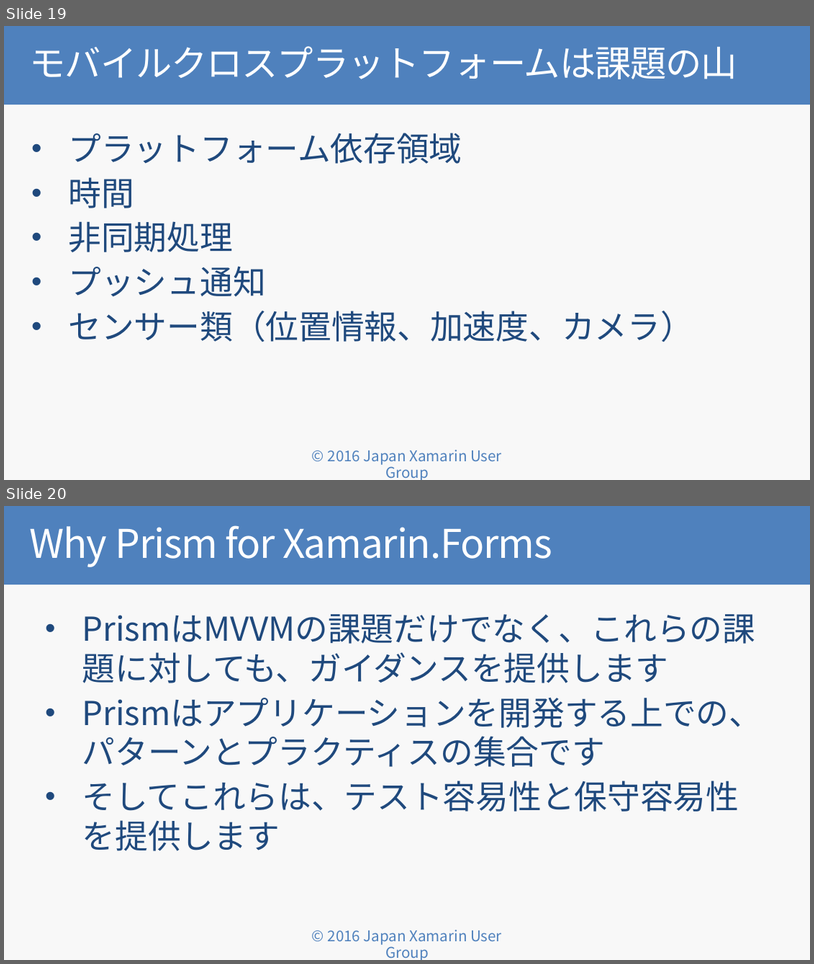
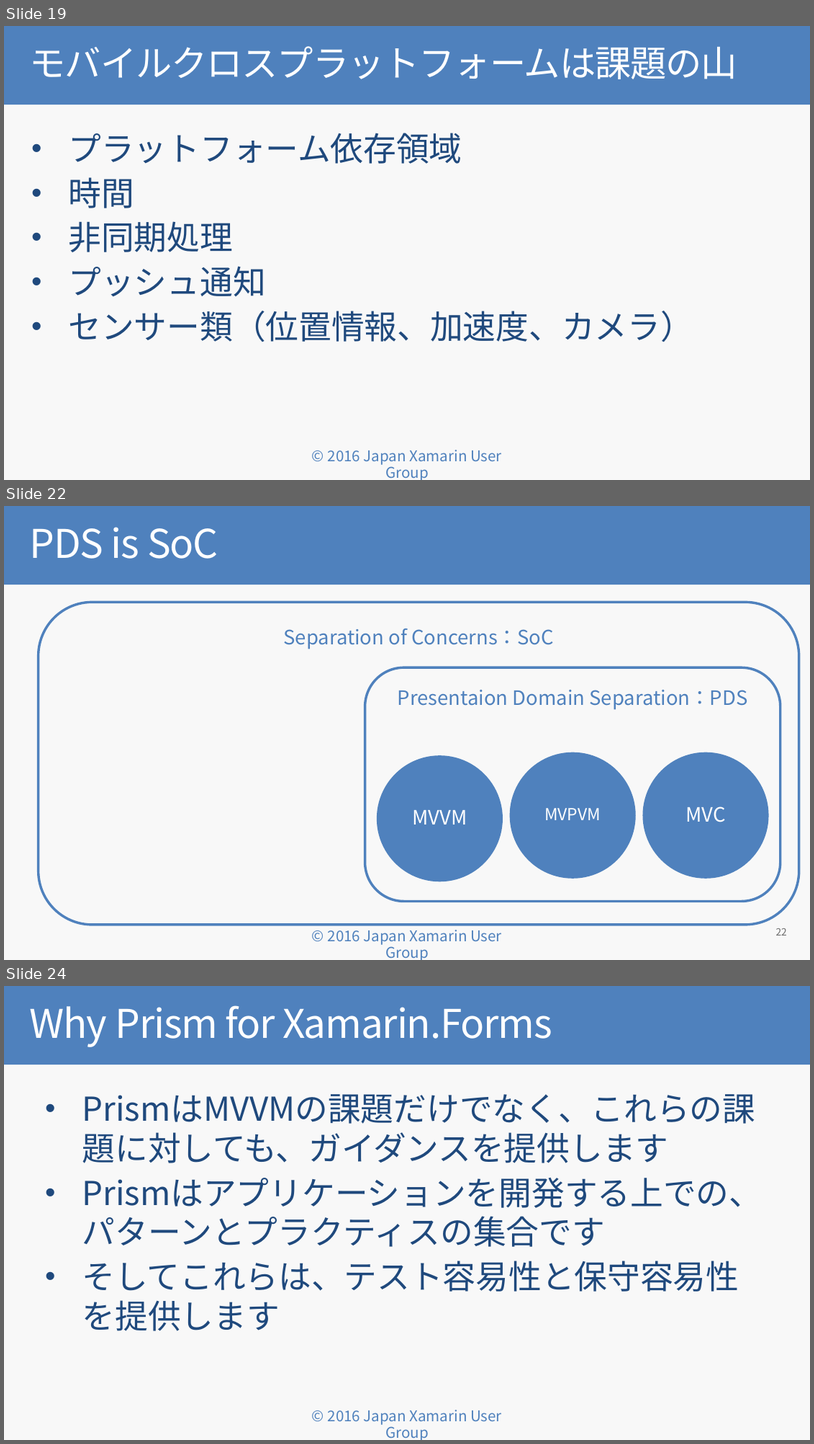
Before and after one commit to jxug/PrismAndMoqHansOn, a slide deck: docs/Why Prism for Xamarin.Forms.pptx. Shown one above the other, each under a label of ours: slides 19 and 20 before the commit, slides 19, 22 and 24 after it; the slides between them are not shown. The pictures are 814x964 and 814x1444 pixels, drawn with LibreOffice and Linux fonts; fonts in the diff are those of the drawing; background and template pictures are left out. Boxes give left, top, right and bottom in pixels: in the first picture for what was removed or moved away, otherwise in the second. Text is boxed around its words. In the diff, an @@ line names an element or a change of style, - is before the commit and + after.

```diff
--- a/docs/Why Prism for Xamarin.Forms.pptx
+++ b/docs/Why Prism for Xamarin.Forms.pptx
@@ slide 22 added at box(4, 506, 810, 960), background #F8F8F8; not listed: 1 template element that a slide beside it also shows @@
@@ title added at box(4, 506, 810, 585), fill #4F81BD, 48 pt, text #FFFFFF @@
+PDS is SoC
@@ rounded rectangle added at box(39, 602, 800, 924), outline #4F81BD 3 pt, 24 pt, text #4F81BD @@
+Separation of Concerns：SoC
@@ rounded rectangle added at box(365, 667, 781, 901), outline #4F81BD 3 pt, 24 pt, text #4F81BD @@
+Presentaion Domain Separation：PDS
@@ ellipse added at box(377, 755, 503, 881), fill #4F81BD, 24 pt, text #FFFFFF @@
+MVVM
@@ ellipse added at box(509, 752, 636, 878), fill #4F81BD, 20 pt, text #FFFFFF @@
+MVPVM
@@ ellipse added at box(643, 752, 769, 878), fill #4F81BD, 24 pt, text #FFFFFF @@
+MVC
@@ page number added at box(777, 928, 787, 935), 12 pt, text #6D6D6D @@
+22
@@ what was slide 20 is now slide 24 @@
```
Also in this commit, not shown: 2 slides changed, 6 other slides added, 2 slides removed.
